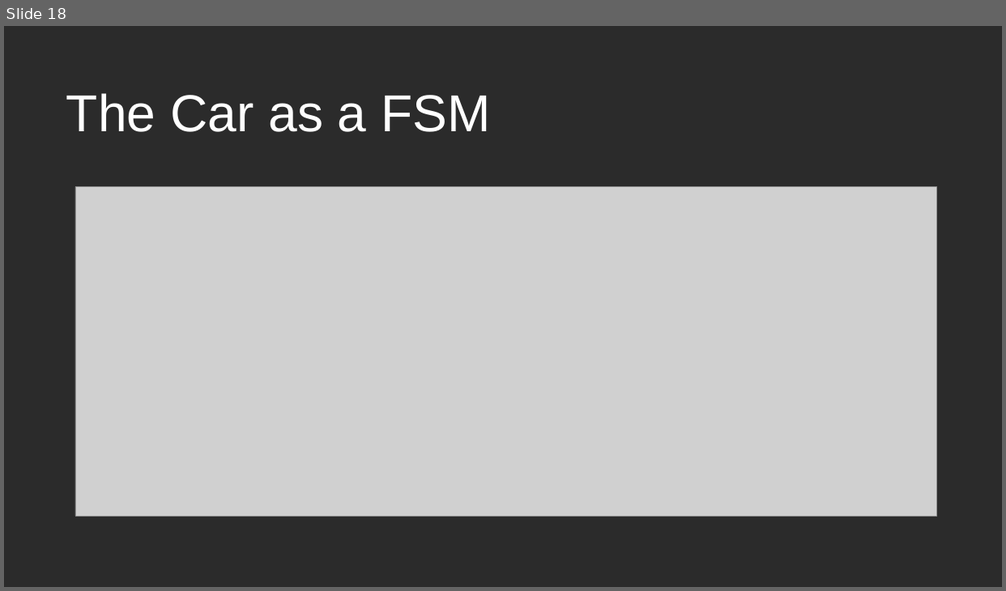
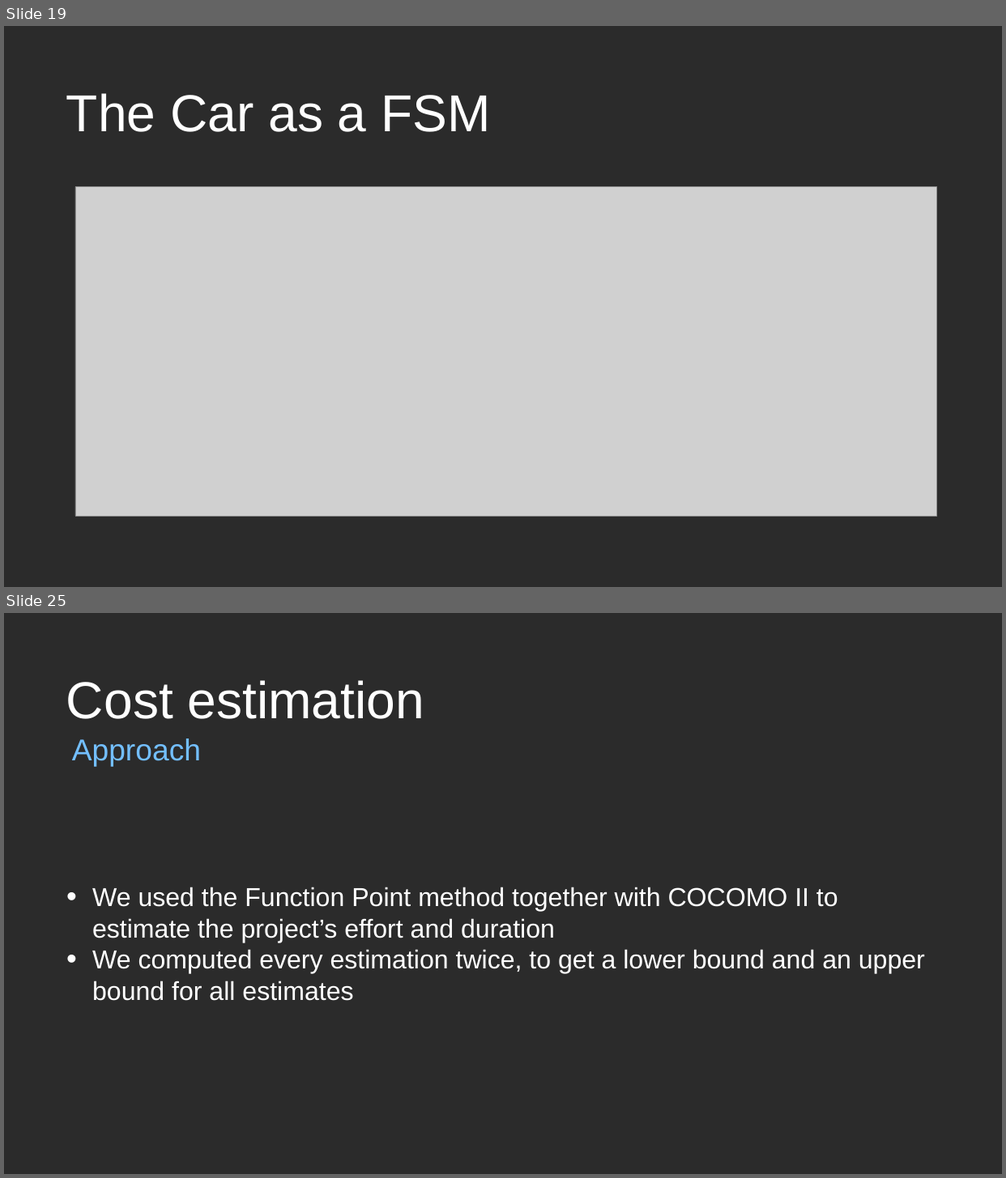
Before and after one commit to insidioso93/PowerEnJoyProject, a slide deck: presentation-integrated.odp. Shown one above the other, each under a label of ours: slide 18 before the commit, slides 19 and 25 after it; the slides between them are not shown. The pictures are 1006x591 and 1006x1178 pixels, drawn with LibreOffice and Linux fonts; fonts in the diff are those of the drawing; grey boxes stand for pictures; background and template pictures are left out; a plain dark background stands for a picture behind light text. Boxes give left, top, right and bottom in pixels: in the first picture for what was removed or moved away, otherwise in the second. Text is boxed around its words. In the diff, an @@ line names an element or a change of style, - is before the commit and + after.

```diff
--- a/presentation-integrated.odp
+++ b/presentation-integrated.odp
@@ slide 25 added at <box>4,613,1002,1174</box>, background picture (left out) @@
@@ text added at <box>66,680,424,719</box>, 100 pt, text #FFFFFF @@
+Cost estimation
@@ text added at <box>72,739,201,767</box>, 58 pt, text #73BFFF @@
+Approach
@@ text added at <box>92,887,925,1001</box>, 50 pt, text #FFFFFF @@
+• We used the Function Point method together with COCOMO II to estimate the project’s effort and duration
+• We computed every estimation twice, to get a lower bound and an upper bound for all estimates
@@ what was slide 18 is now slide 19 @@
```
Also in this commit, not shown: 2 slides changed, 7 other slides added, 1 other file.
